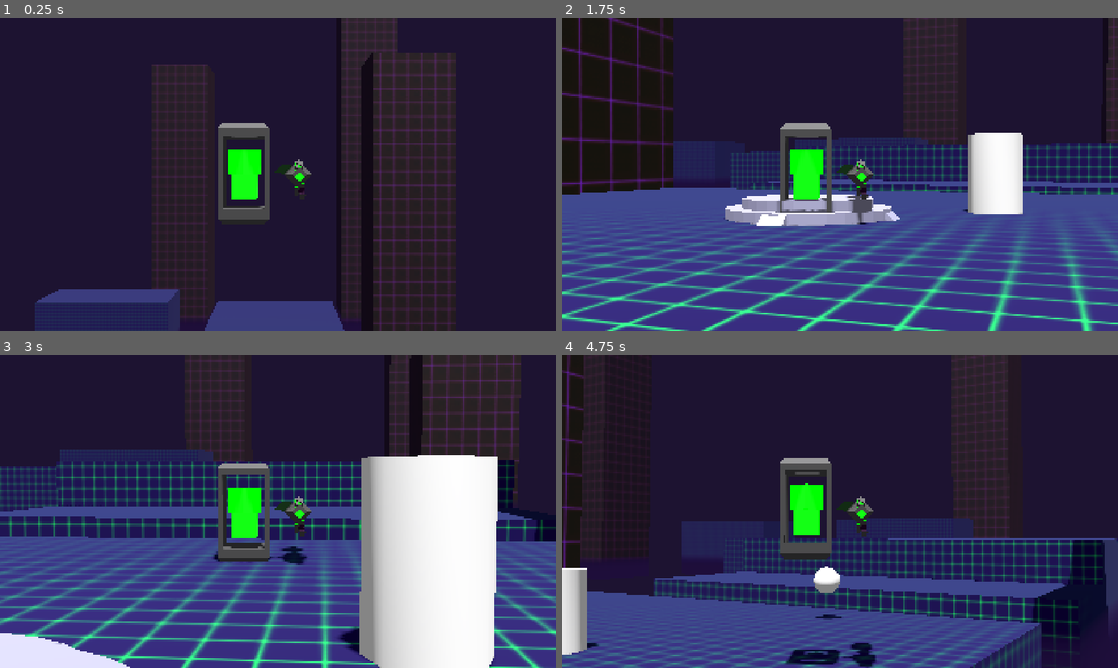
Above: before the commit, frames 1-4 (two rows, left to right).
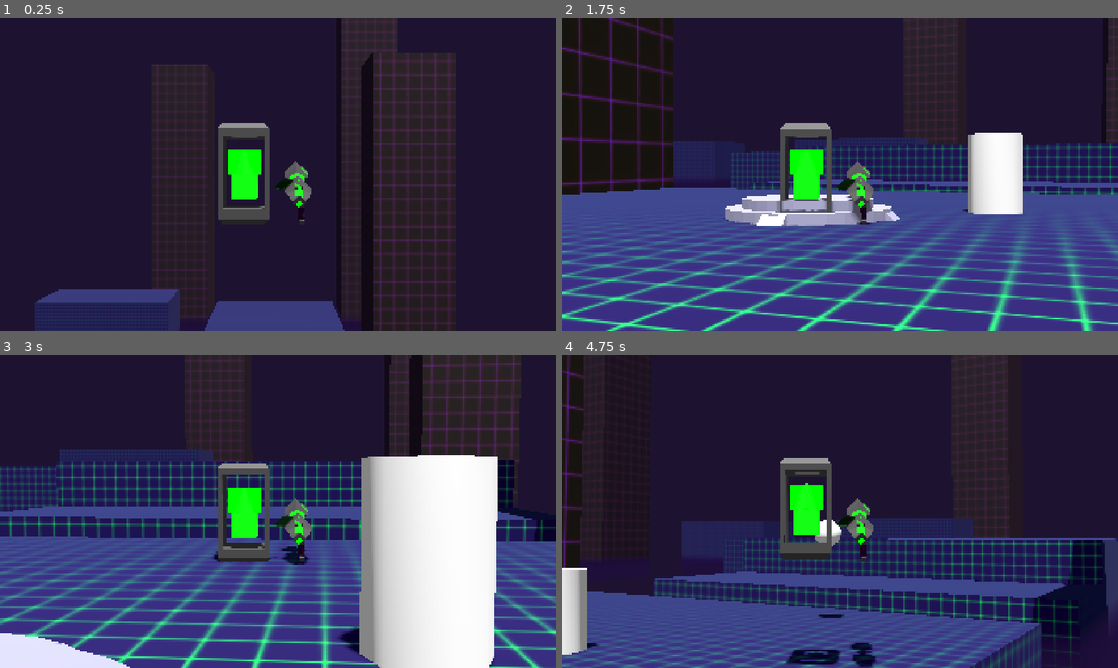
Above: after the commit, the same moments.

Repository: cursedeclise/nefarious-feline-game
Game: Godot game, scene res://levels/tutorial.tscn
The game is run twice, just before and just after one commit, with the same random seed, the same clock (stepped at 60 frames per second) and the same inputs.
Inputs (mouse positions are in pixels of both pictures, inside the frame that each line leads up to):
- Up to frame 1 (0.25 s): no input
- Up to frame 2 (1.75 s): tap Enter (ui_accept) at 0.5, 0.77, 1.52 s; move the mouse to (867, 174) at 0.52 s; hold Right mouse button (bigshoot) 0.53-1.28 s; move the mouse to (812, 174) at 1.27 s; tap S (moveB) at 1.35 s
- Up to frame 3 (3 s): move the mouse to (289, 505) at 2.02 s; hold W (moveF) 2.03-2.78 s; move the mouse to (272, 517) at 2.77 s; tap A (moveL) at 2.85 s
- Up to frame 4 (4.75 s): tap Enter (ui_accept) at 3.02, 3.77, 4.52 s; move the mouse to (878, 514) at 3.52 s; hold D (moveR) 3.53-4.28 s; move the mouse to (795, 508) at 4.27 s; click (795, 508) at 4.35 s

The runs differ from the first frame. In frame 1, 0.5% of the frame differs, in the area x 49-56%, y 45-65%; in frame 2, 0.6%; in frame 3, 0.6%; in frame 4, 1.2%, in the area x 45-57%, y 45-100%.
Error in both runs: Cannot call method 'instantiate' on a null value. (res://Scenes/wand.gd:42)

Commit message:
Update player_3d.tscn

Diff:
--- a/Scenes/player_3d.tscn
+++ b/Scenes/player_3d.tscn
@@ -36,7 +36,7 @@
 fov = 30.0
 
 [node name="PlasmaBolter" parent="CameraAnchor" unique_id=1746489572 instance=ExtResource("3_exd6r")]
-transform = Transform3D(0.15, 0, 0, 0, 0.15, 0, 0, 0, 0.15, 0.32684684, 1.7881394e-08, -0.4784513)
+transform = Transform3D(0.15, 0, 0, 0, 0.14488888, -0.03882286, 0, 0.03882286, 0.14488888, 0.32684684, 1.7881394e-08, -0.4784513)
 
 [node name="Wand" parent="CameraAnchor/PlasmaBolter" unique_id=1502871393 instance=ExtResource("3_duieb")]
 transform = Transform3D(6.6666665, 0, 0, 0, 6.666666, 0, 0, 0, 6.666666, -0.051926613, -0.03659433, -2.2732527)
